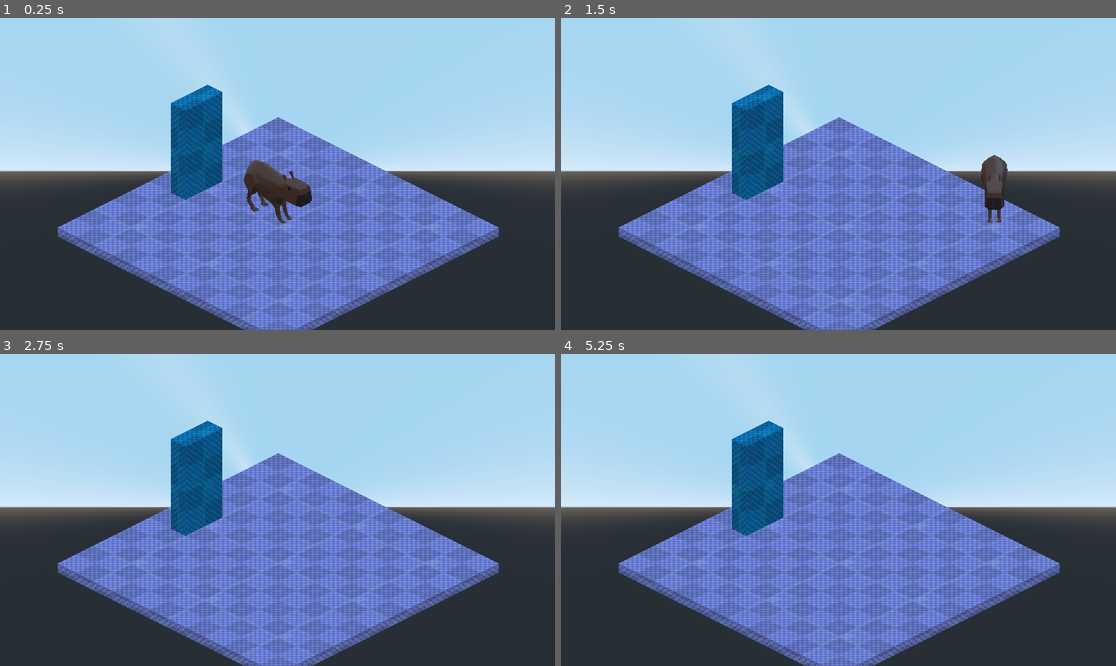
Above: before the commit, frames 1-4 (two rows, left to right).
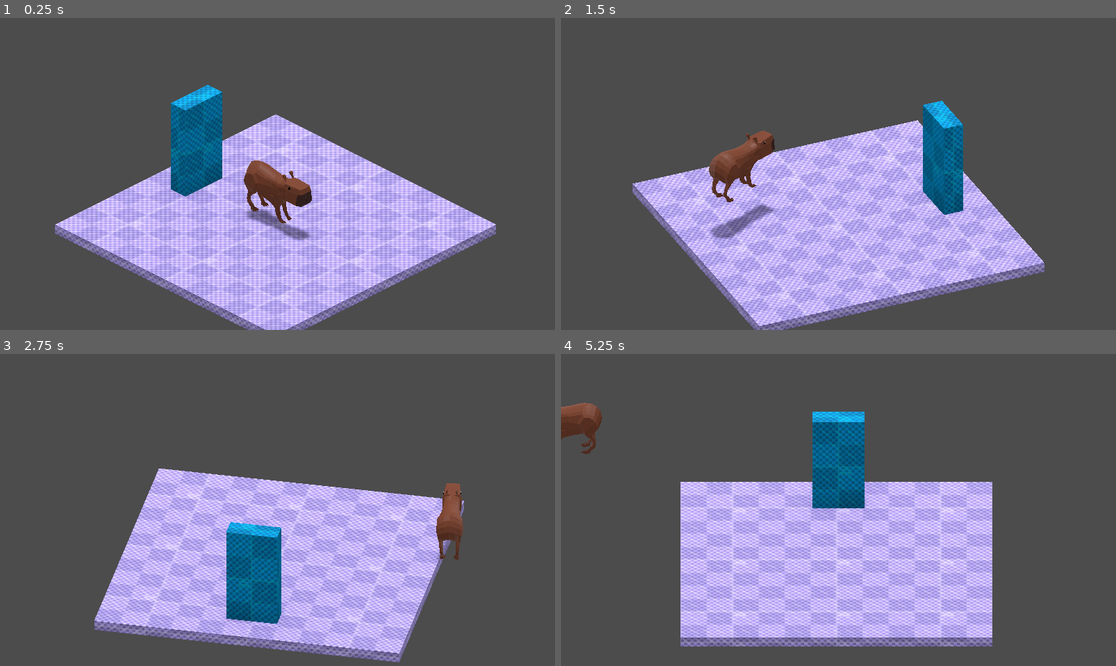
Above: after the commit, the same moments.

Repository: Fanny-Pack-Studios/Untitled-Carpincho-Game
Game: Godot game, scene res://Main.tscn
Two runs of this game, one before a commit and one after it. Both use one fixed random seed, a clock stepped at 60 frames per second and the inputs below.
Inputs:
- Up to frame 1 (0.25 s): no input
- Up to frame 2 (1.5 s): hold D (right) 0.53-1.28 s; hold Q 0.53-1.28 s; tap Space (jump) at 0.77 s; tap E at 0.8, 1.35 s; hold S (down) from 1.28 s (still down)
- Up to frame 3 (2.75 s): tap Space (jump) at 1.52 s; tap Q at 1.55 s; release S (down) at 2.03 s; hold D (right) from 2.03 s (still down); hold Q from 2.03 s (still down); tap E at 2.3 s
- Up to frame 4 (5.25 s): release D (right) at 2.78 s; release Q at 2.78 s; hold W (up) 2.78-3.53 s; tap E at 2.85, 3.8, 4.35 s; tap Space (jump) at 3.02, 3.77, 4.52 s; tap Q at 3.05, 4.55 s; hold Q 3.53-4.28 s; hold A (left) 3.53-5.03 s; hold S (down) from 5.03 s (still down); hold Q from 5.03 s (still down)

The runs differ from the first frame. In frame 1, 94% of the frame differs, in the area x 0-100%, y 0-100%; in frame 2, 97%; in frame 3, 98%; in frame 4, 98%.

Commit message:
Agregada iluminación. Probando otras formas de movimiento

Diff:
--- a/godot-project/Main.tscn
+++ b/godot-project/Main.tscn
@@ -1,9 +1,16 @@
-[gd_scene load_steps=6 format=2]
+[gd_scene load_steps=8 format=2]
 
 [ext_resource path="res://assets/character/Capybara.gd" type="Script" id=1]
 [ext_resource path="res://materials/dummy_floor.tres" type="Material" id=2]
 [ext_resource path="res://assets/character/Capybara - Moving.gltf" type="PackedScene" id=3]
 [ext_resource path="res://materials/dummy_wall.tres" type="Material" id=4]
+[ext_resource path="res://camera/CameraPivot.gd" type="Script" id=5]
+
+[sub_resource type="Environment" id=4]
+ambient_light_color = Color( 1, 1, 1, 1 )
+ambient_light_energy = 0.5
+ambient_light_sky_contribution = 0.5
+ssao_enabled = true
 
 [sub_resource type="CapsuleShape" id=3]
 margin = 0.02
@@ -11,6 +18,9 @@
 height = 0.399963
 
 [node name="Main" type="Spatial"]
+
+[node name="WorldEnvironment" type="WorldEnvironment" parent="."]
+environment = SubResource( 4 )
 
 [node name="CSGBox" type="CSGBox" parent="."]
 transform = Transform( 1, 0, 0, 0, 1, 0, 0, 0, 1, 0, 0.55, -1.1 )
@@ -20,27 +30,34 @@
 depth = 0.2
 material = ExtResource( 4 )
 
-[node name="Camera" type="Camera" parent="."]
-transform = Transform( 0.707107, 0.353553, -0.612372, 0, 0.866025, 0.5, 0.707107, -0.353553, 0.612372, -1.87927, 2.18441, 1.87927 )
+[node name="CameraPivot" type="Spatial" parent="."]
+script = ExtResource( 5 )
+
+[node name="Camera" type="Camera" parent="CameraPivot"]
+transform = Transform( 0.707107, 0.353553, -0.612373, 0, 0.866026, 0.499999, 0.707107, -0.353553, 0.612373, -1.87927, 2.18441, 1.87927 )
 projection = 1
 current = true
 size = 3.0
 
-[node name="Player" type="KinematicBody" parent="."]
+[node name="Capybara" type="KinematicBody" parent="."]
 transform = Transform( 1, 0, 0, 0, 1, 0, 0, 0, 1, 0, 0.757617, 0 )
 script = ExtResource( 1 )
 
-[node name="Capybara - Moving" parent="Player" instance=ExtResource( 3 )]
+[node name="Capybara - Moving" parent="Capybara" instance=ExtResource( 3 )]
 transform = Transform( 0.307758, 0, 0, 0, 0.307758, 0, 0, 0, 0.307758, 0, -0.242058, 0.172924 )
 
-[node name="CollisionShape" type="CollisionShape" parent="Player"]
+[node name="CollisionShape" type="CollisionShape" parent="Capybara"]
 transform = Transform( 1, 0, 0, 0, 1, 0, 0, 0, 1, 0, 0, -0.0142565 )
 shape = SubResource( 3 )
 
 [node name="Floor" type="CSGBox" parent="."]
-transform = Transform( 1, 0, 0, 0, 1, 0, 0, 0, 1, 0.00711864, 0.00536311, 0.00271213 )
+transform = Transform( 1, 0, 0, 0, 1, 0, 0, 0, 1, -0.0174356, 0.0423583, -0.00821984 )
 use_collision = true
 width = 3.0
 height = 0.1
 depth = 3.0
 material = ExtResource( 2 )
+
+[node name="DirectionalLight" type="DirectionalLight" parent="."]
+transform = Transform( 1, 0, 0, 0, -4.37114e-08, 1, 0, -1, -4.37114e-08, 0, 17.5854, -5.22249e-07 )
+shadow_enabled = true
--- a/godot-project/assets/character/Capybara.gd
+++ b/godot-project/assets/character/Capybara.gd
@@ -5,7 +5,7 @@
 
 export var speed: int = 2
 
-onready var camera = $"../Camera"
+onready var camera = $"../CameraPivot/Camera"
 
 func _physics_process(delta):
 	velocity.y -= gravity * delta
@@ -13,15 +13,18 @@
 	if is_on_floor() && Input.is_action_just_pressed("jump"):
 		velocity.y = 4
 
-	var input_direction = Input.get_vector("left", "right", "down", "up")
+	var input_direction = Input.get_vector("right", "left", "down", "up")
 
 	if input_direction != Vector2.ZERO:
-		var camera_forward = get_camera_forward_2d()
+		var input_direction_3d = Vector3(input_direction.x, 0, input_direction.y).normalized()
+		var camera_forward = get_camera_forward()
+
 		print(camera_forward)
 
-		input_direction = input_direction.rotated(camera_forward.angle() )
-		#print(input_direction)
-		rotation = Vector3(0, input_direction.angle(), 0)
+		input_direction_3d = input_direction_3d.rotated(Vector3.UP, camera_forward.angle_to(Vector3.RIGHT))
+
+		transform.basis = Basis(input_direction_3d.rotated(Vector3.UP, PI/2), Vector3.UP, input_direction_3d)
+
 		var forward_velocity = speed * global_transform.basis.z
 		velocity.x = forward_velocity.x
 		velocity.z = forward_velocity.z
@@ -31,9 +34,9 @@
 
 	velocity = move_and_slide(velocity, Vector3.UP)
 
-func get_camera_forward_2d() -> Vector2:
+func get_camera_forward() -> Vector3:
 	var zbasis = camera.global_transform.basis.z
-	return Vector2(-zbasis.x, zbasis.z).normalized()
+	return Vector3(zbasis.x, 0, zbasis.z).normalized()
 
 func _ready():
 	pass
--- /dev/null
+++ b/godot-project/camera/CameraPivot.gd
@@ -0,0 +1,7 @@
+extends Spatial
+
+func _process(delta):
+	if Input.is_key_pressed(KEY_Q):
+		rotate_y(PI * delta)
+	if Input.is_key_pressed(KEY_E):
+		rotate_y(-PI * delta)
